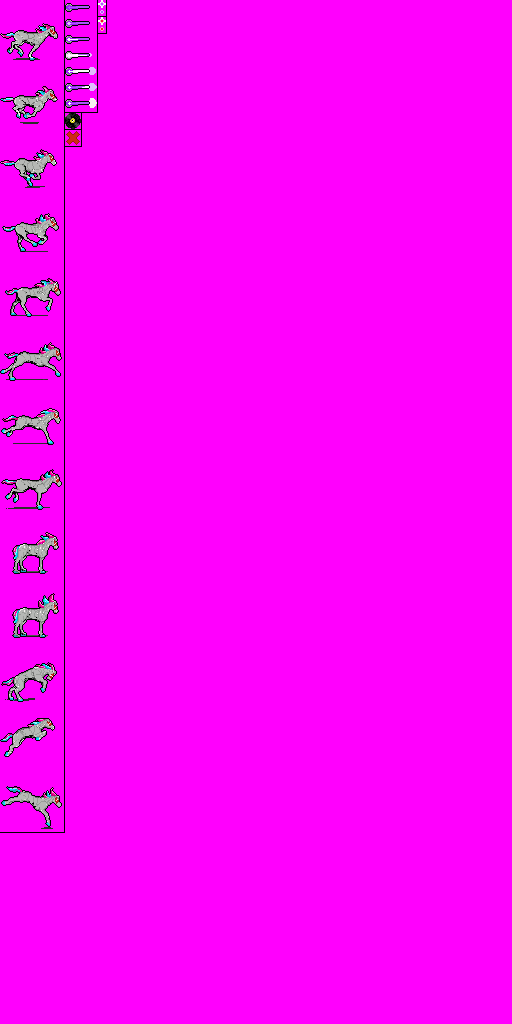
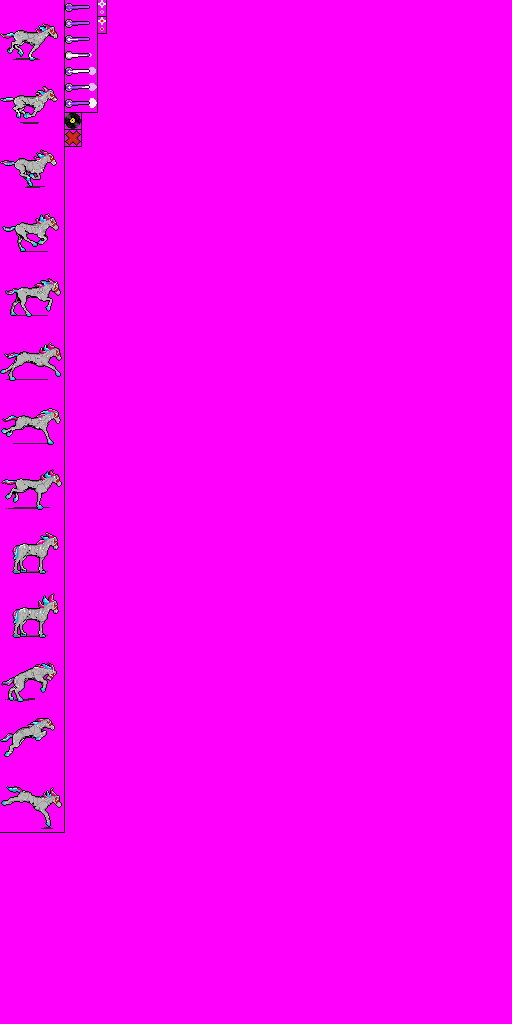
Comparing the layer stacks of the two 512x1024 images. Changes:
painted on "x" over (x1=65, y1=130, x2=81, y2=146)
